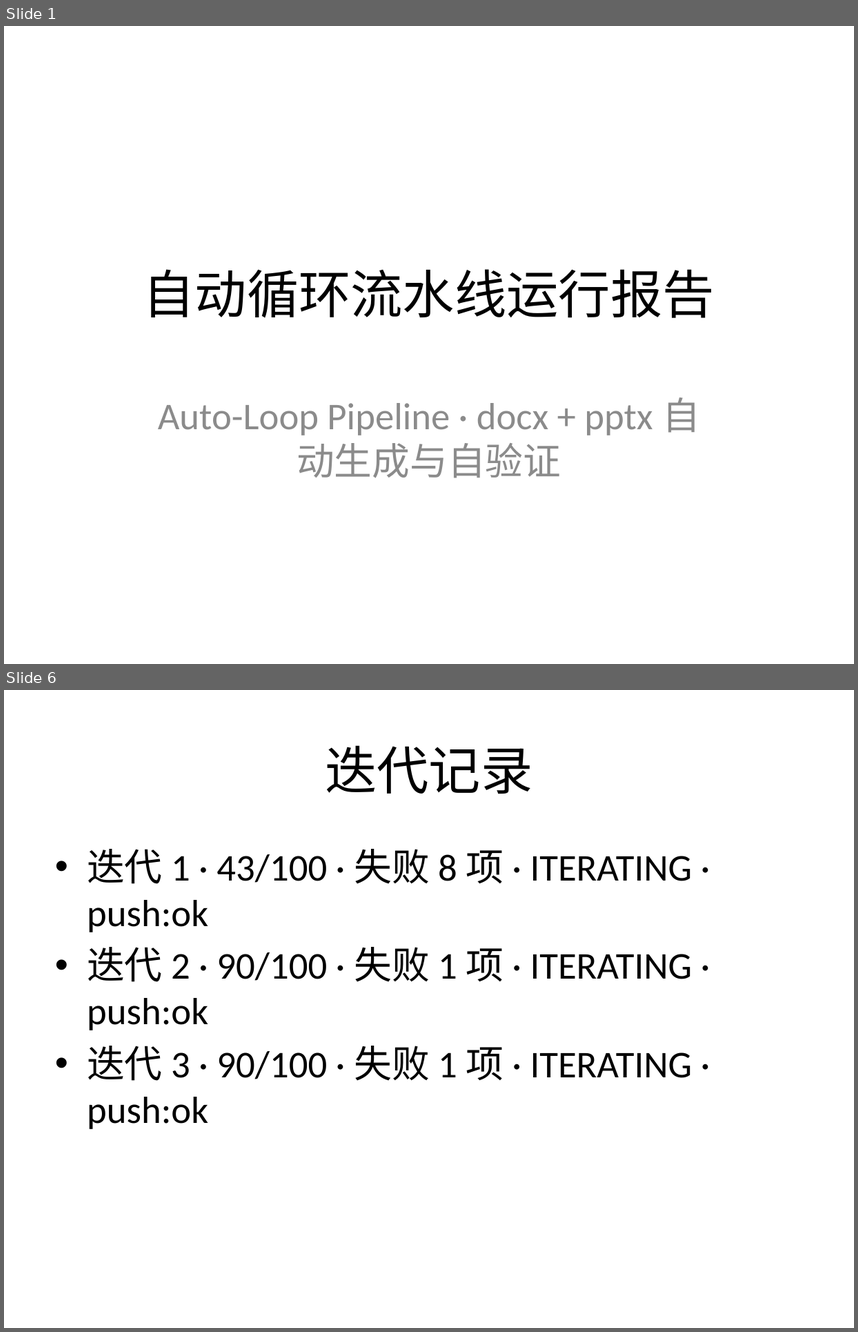
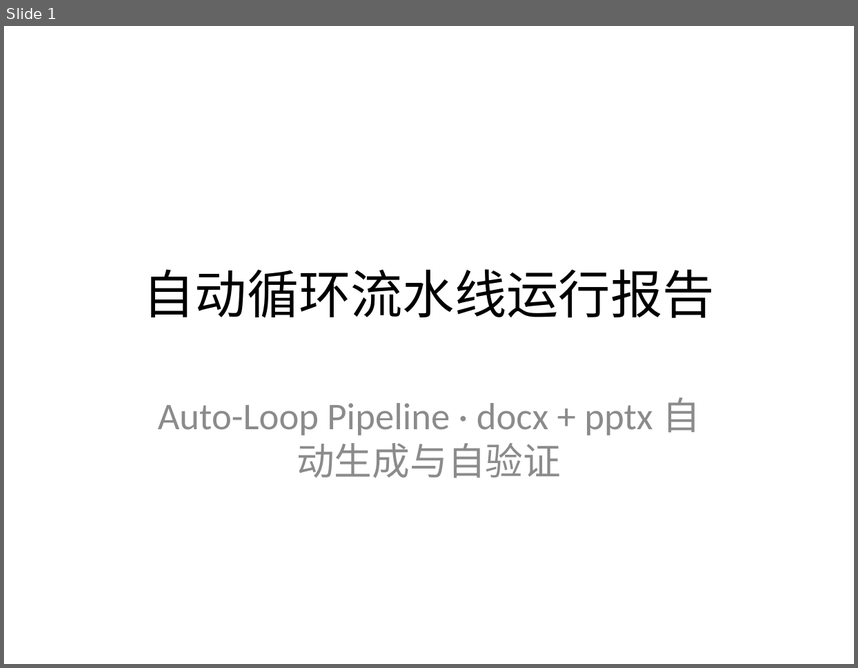
Before and after one commit to mqgg5630-cyber/test-auto-arena, a slide deck: output/slides/deck.pptx. Shown one above the other, each under a label of ours: slides 1 and 6 before the commit, slide 1 after it; the slides between them are not shown. The pictures are 858x1332 and 858x668 pixels, drawn with LibreOffice and Linux fonts; fonts in the diff are those of the drawing. Boxes give left, top, right and bottom in pixels: in the first picture for what was removed or moved away, otherwise in the second. Text is boxed around its words. In the diff, an @@ line names an element or a change of style, - is before the commit and + after.

Commit message:
auto-loop: iter 1 · score 43/100 · ITERATING

```diff
--- a/output/slides/deck.pptx
+++ b/output/slides/deck.pptx
@@ slide 6 removed at box(4, 690, 854, 1328), background #FFFFFF @@
@@ title removed at box(325, 745, 533, 794) @@
-迭代记录
@@ text removed at box(87, 849, 692, 1129) @@
-• 迭代 1 · 43/100 · 失败 8 项 · ITERATING · push:ok
-• 迭代 2 · 90/100 · 失败 1 项 · ITERATING · push:ok
-• 迭代 3 · 90/100 · 失败 1 项 · ITERATING · push:ok
```
Also in this commit, not shown: 1 slide changed, 1 slide added, 4 other slides removed, 7 other files.
